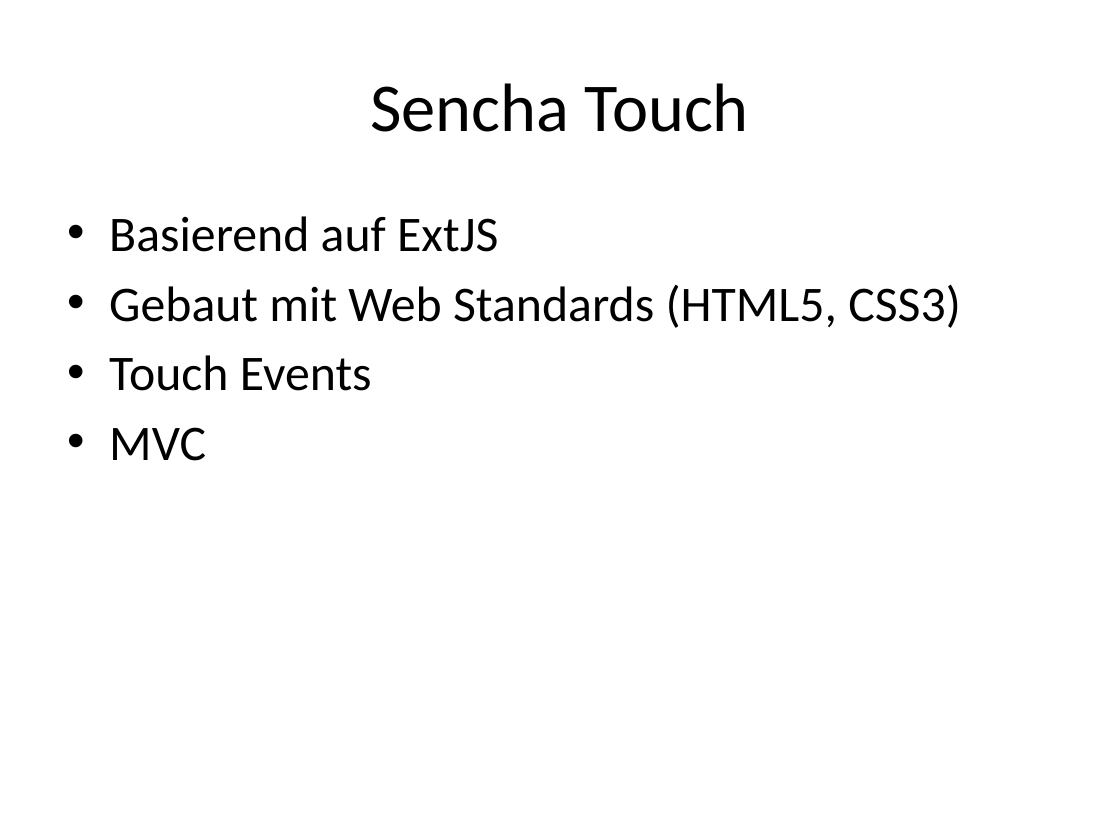
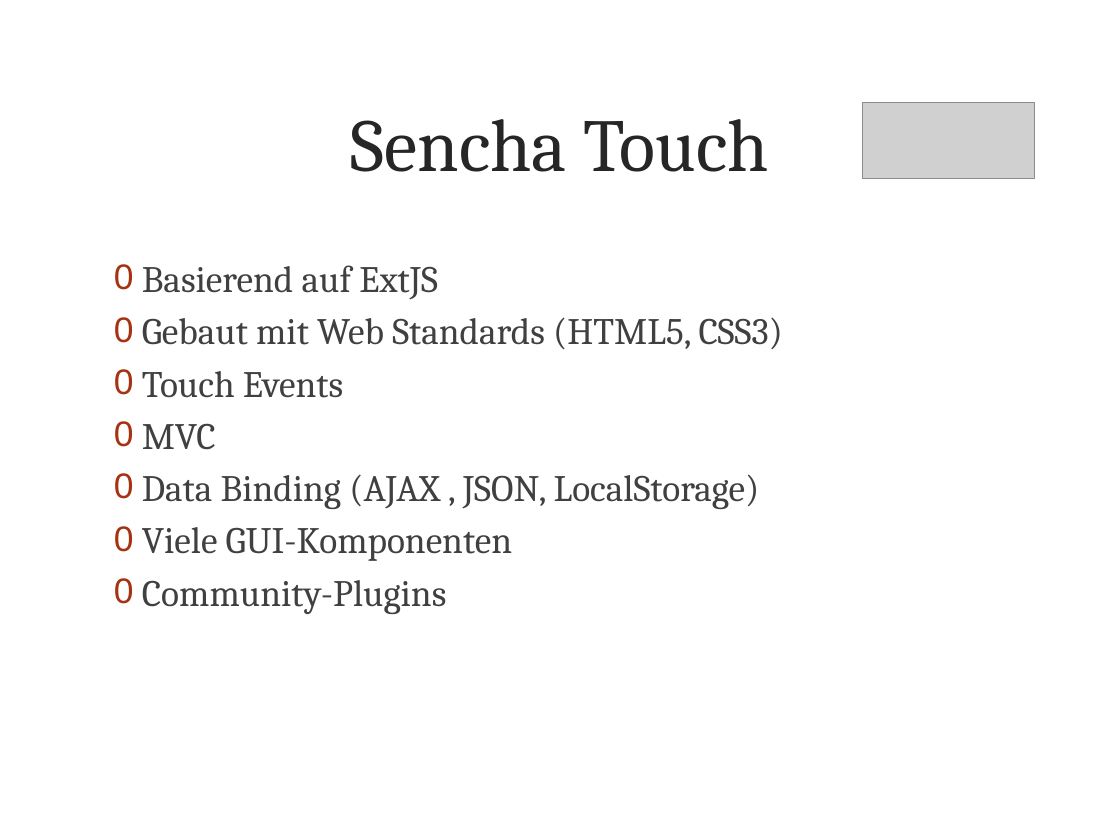
Before and after one commit to metaodi/TrailDevilsXPl-2, a slide deck: slide 4 of _DOCUMENTATION/Presentation/Praesentation-Traildevils-XPl2.pptx. Drawn at 1120x840 pixels with LibreOffice and Linux fonts; fonts in the diff are those of the drawing; grey boxes stand for pictures; background and template pictures are left out. Boxes give left, top, right and bottom in pixels: in the first picture for what was removed or moved away, otherwise in the second. Text is boxed around its words. In the diff, an @@ line names an element or a change of style, - is before the commit and + after.

```diff
--- a/_DOCUMENTATION/Presentation/Praesentation-Traildevils-XPl2.pptx
+++ b/_DOCUMENTATION/Presentation/Praesentation-Traildevils-XPl2.pptx
@@ title "Sencha Touch": place and size @@
-title "Sencha Touch" at (370,83,749,132)
+title "Sencha Touch" at (351,119,769,172)
@@ title "Sencha Touch" at (351,119,769,172): size 44 to 48 pt, font Calibri to Cambria, text colour #000000 to #262626 @@
@@ picture added at (862,103,1034,179) @@
@@ text "Basierend auf ExtJS": place and size @@
-text "Basierend auf ExtJS" at (109,216,961,461)
+text "Basierend auf ExtJS" at (142,265,783,614)
@@ text at (142,265,783,450): size 32 to 24 pt, font Calibri to Cambria, text colour #000000 to #404040 in "Basierend auf ExtJS", "Gebaut mit Web Standards (HTML5, CSS3)", "Touch Events", "MVC"; bullet • to 0; less space between paragraphs @@
@@ text at (142,474,760,614): paragraphs added @@
+0 Data Binding (AJAX , JSON, LocalStorage)
+0 Viele GUI-Komponenten
+0 Community-Plugins
```
Also in this commit, not shown: 7 other slides changed, 3 slides added.
